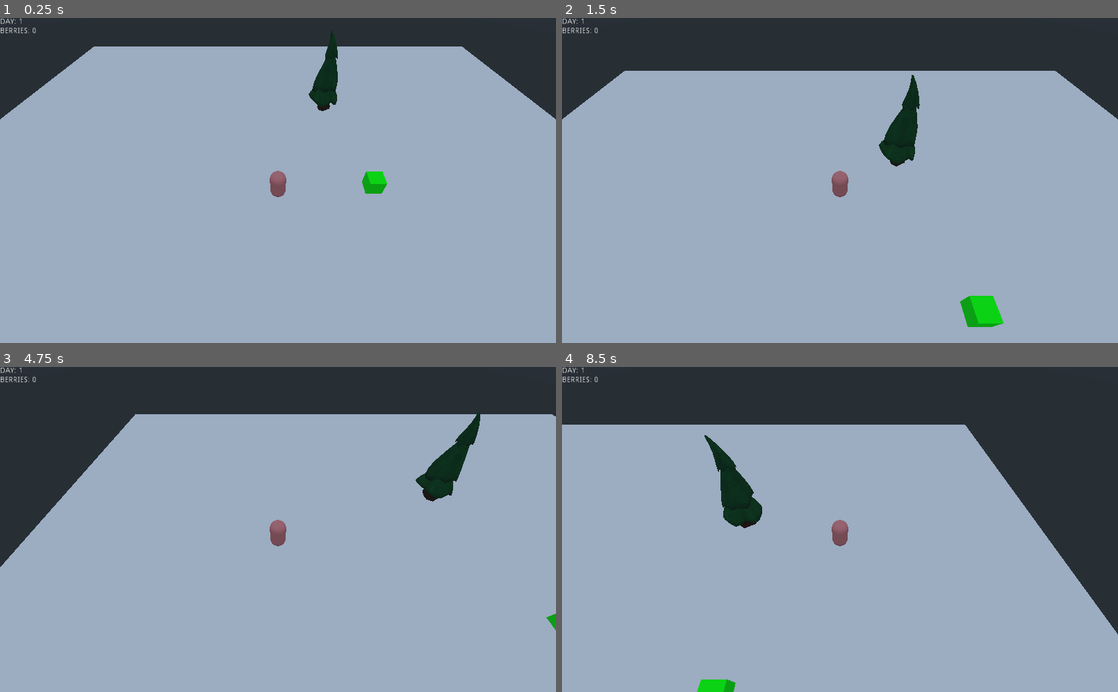
Above: before the commit, frames 1-4 (two rows, left to right).
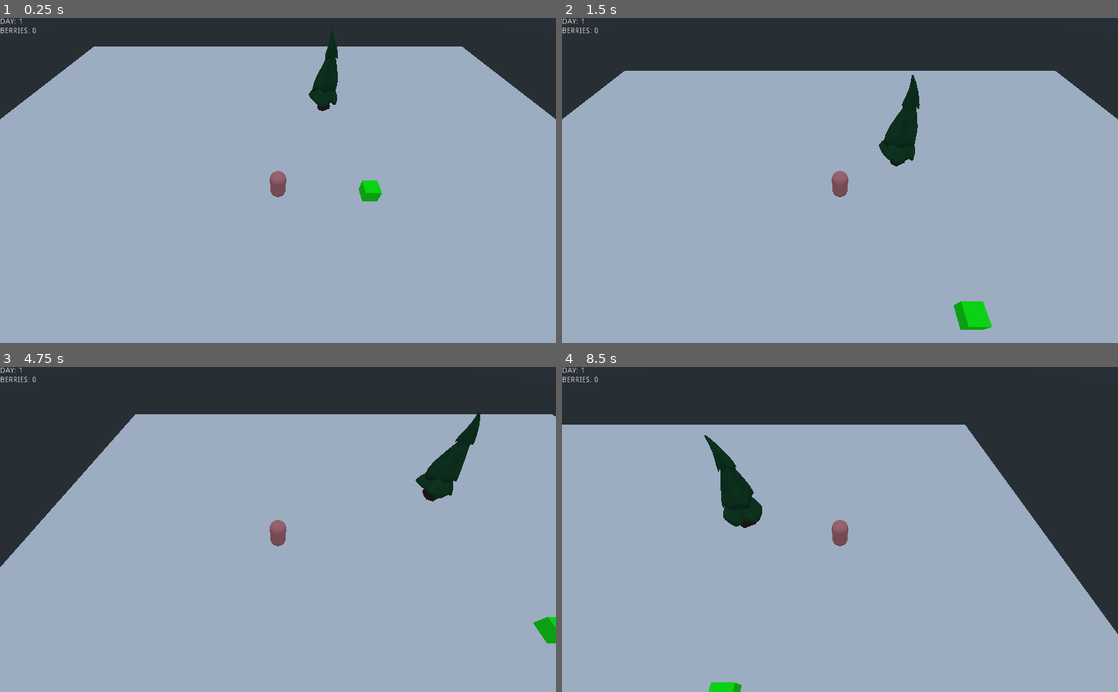
Above: after the commit, the same moments.

Repository: aprzn123/BUJSummer22
Game: Godot game, scene res://scenes/game.tscn
Two runs of this game, one before a commit and one after it. Both use one fixed random seed, a clock stepped at 60 frames per second and the inputs below.
Inputs:
- Up to frame 1 (0.25 s): no input
- Up to frame 2 (1.5 s): tap Enter at 0.5 s; hold W (move_forward) from 0.53 s (still down); tap E (interact) at 0.6, 1.35 s
- Up to frame 3 (4.75 s): release W (move_forward) at 2.03 s; hold A (move_left) 2.03-3.53 s; tap E (interact) every 0.75 s from 2.1 to 4.35 s; hold S (move_back, bound only before the commit) 3.53-4.28 s; hold F (move_right) from 4.28 s (still down)
- Up to frame 4 (8.5 s): release F (move_right) at 5.03 s; hold W (move_forward) 5.03-5.78 s; tap E (interact) every 0.75 s from 5.1 to 8.1 s; hold F (move_right) 5.78-8.03 s; hold S (move_back, bound only before the commit) from 8.03 s (still down)

The runs differ from the first frame. In frame 1, 0.3% of the frame differs, in the area x 64-70%, y 47-57%; in frame 2, 0.6%, in the area x 70-80%, y 85-96%; in frame 3, 0.2%; in frame 4, 0.2%.

Commit message:
Added berry bush interaction

Diff:
--- a/BigFoot/project.godot
+++ b/BigFoot/project.godot
@@ -29,7 +29,7 @@
 "events": [ Object(InputEventKey,"resource_local_to_scene":false,"resource_name":"","device":0,"alt":false,"shift":false,"control":false,"meta":false,"command":false,"pressed":false,"scancode":0,"physical_scancode":87,"unicode":0,"echo":false,"script":null)
  ]
 }
-move_back={
+move_backwards={
 "deadzone": 0.51,
 "events": [ Object(InputEventKey,"resource_local_to_scene":false,"resource_name":"","device":0,"alt":false,"shift":false,"control":false,"meta":false,"command":false,"pressed":false,"scancode":0,"physical_scancode":83,"unicode":0,"echo":false,"script":null)
  ]
--- a/BigFoot/scenes/berry_bush.tscn
+++ b/BigFoot/scenes/berry_bush.tscn
@@ -22,5 +22,10 @@
 [node name="CollisionShape" type="CollisionShape" parent="Area"]
 shape = SubResource( 2 )
 
+[node name="InteractionTimer" type="Timer" parent="."]
+wait_time = 0.5
+one_shot = true
+
 [connection signal="body_entered" from="Area" to="." method="_on_Area_body_entered"]
 [connection signal="body_exited" from="Area" to="." method="_on_Area_body_exited"]
+[connection signal="timeout" from="InteractionTimer" to="." method="_on_InteractionTimer_timeout"]
--- a/BigFoot/scenes/game.tscn
+++ b/BigFoot/scenes/game.tscn
@@ -39,7 +39,7 @@
 current = true
 
 [node name="BerryBush" parent="." instance=ExtResource( 3 )]
-transform = Transform( 1, 0, 0, 0, 1, 0, 0, 0, 1, 11.9593, 2.68639, 0 )
+transform = Transform( 1, 0, 0, 0, 1, 0, 0, 0, 1, 11.9593, 0.858735, 0 )
 days_to_spawn_in = [ 1, 2, 3 ]
 
 [editable path="Player"]
--- a/BigFoot/scripts/berry_bush.gd
+++ b/BigFoot/scripts/berry_bush.gd
@@ -1,32 +1,47 @@
 extends Spatial
 
 var picked:= false
+var is_being_picked: = false
+
 export(Array, int) var days_to_spawn_in
+export(float) var time_to_interact = 0.5
 
 onready var collider = $Area/CollisionShape
+onready var interaction_timer = $InteractionTimer
 
 func _ready():
+	interaction_timer.wait_time = time_to_interact
 	on_new_day()
 
 
 func _on_Area_body_entered(body):
 	if body.is_in_group("player"):
-		body.connect("interacted", self, "on_interaction")
+		GlobalVariables.player.nearby_interactables.append(get_path())
 #		highlight bush?
 
 
 func _on_Area_body_exited(body):
 	if body.is_in_group("player"):
-		body.disconnect("interacted", self, "on_interaction")
+		GlobalVariables.player.nearby_interactables.erase(get_path())
 #		remove highlight
 
 func on_interaction():
+	if !picked and !is_being_picked:
+		is_being_picked = true
+		interaction_timer.start()
+		print(str(self) + "is being interacted with!")
+#		show interaction bar filling up or smth
+
+func cancel_interaction():
 	if !picked:
-		GlobalVariables.berries_picked += 1
-		picked = true
-#		switch to model without berries
-		$MeshInstance.mesh.material.albedo_color = Color.red
+		is_being_picked = false
+		interaction_timer.stop()
 
+func _on_InteractionTimer_timeout():
+	GlobalVariables.berries_picked += 1
+	picked = true
+#	switch to model without berries
+	$MeshInstance.mesh.material.albedo_color = Color.red
 
 func change_enabled(boolean:= true):
 	visible = boolean
--- a/BigFoot/scripts/player/player.gd
+++ b/BigFoot/scripts/player/player.gd
@@ -7,9 +7,12 @@
 
 var velocity = Vector3.ZERO
 
-signal interacted
+var selected_interactable
+var nearby_interactables = []
 
-# Called when the node enters the scene tree for the first time.
+
+
+
 func _ready():
 	GlobalVariables.player = self
 
@@ -21,14 +24,14 @@
 	velocity = move_and_slide(velocity)
 
 	if Input.is_action_just_pressed("interact"):
-		emit_signal("interacted")
+		interact()
 
 
 func get_input_vector():
 	var input_vector = Vector3.ZERO
 
 	input_vector.x = Input.get_action_raw_strength("move_right") - Input.get_action_raw_strength("move_left")
-	input_vector.z = Input.get_action_raw_strength("move_back") - Input.get_action_raw_strength("move_forward")
+	input_vector.z = Input.get_action_raw_strength("move_backwards") - Input.get_action_raw_strength("move_forward")
 
 	return input_vector.normalized()
 
@@ -37,7 +40,26 @@
 	velocity.x = vector.x * max_speed
 	velocity.z = vector.z * max_speed
 
+	cancel_interaction()
+
 #	couldn't make it smooth without messing up the mesh's position
 	if vector:
 		pivot.look_at(translation + vector, Vector3.UP)
 		pass
+
+func cancel_interaction():
+	if velocity and selected_interactable in nearby_interactables:
+		if get_node(selected_interactable).has_method("cancel_interaction"):
+			get_node(selected_interactable).cancel_interaction()
+
+
+func interact():
+	if nearby_interactables:
+		var distance_to_interactable = 1000
+
+		for interactable in nearby_interactables:
+			if get_node(interactable).global_transform.origin.distance_to(self.global_transform.origin) < distance_to_interactable:
+				selected_interactable = interactable
+
+		if get_node(selected_interactable).has_method("on_interaction"):
+			get_node(selected_interactable).on_interaction()
